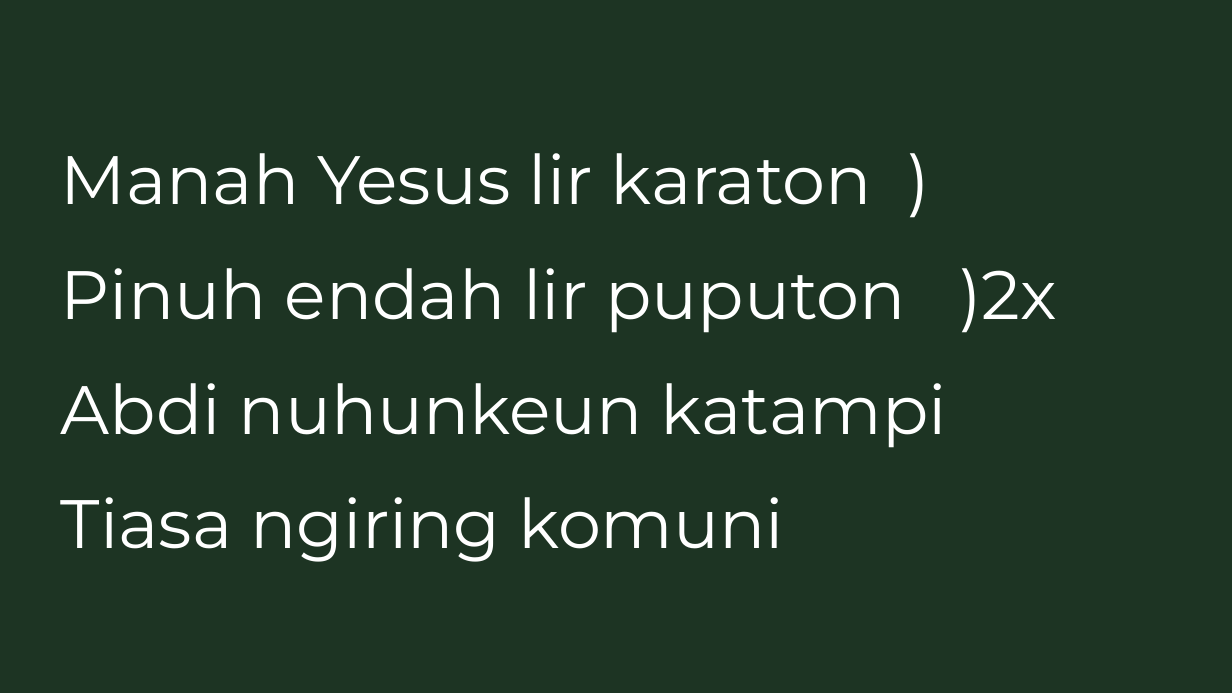
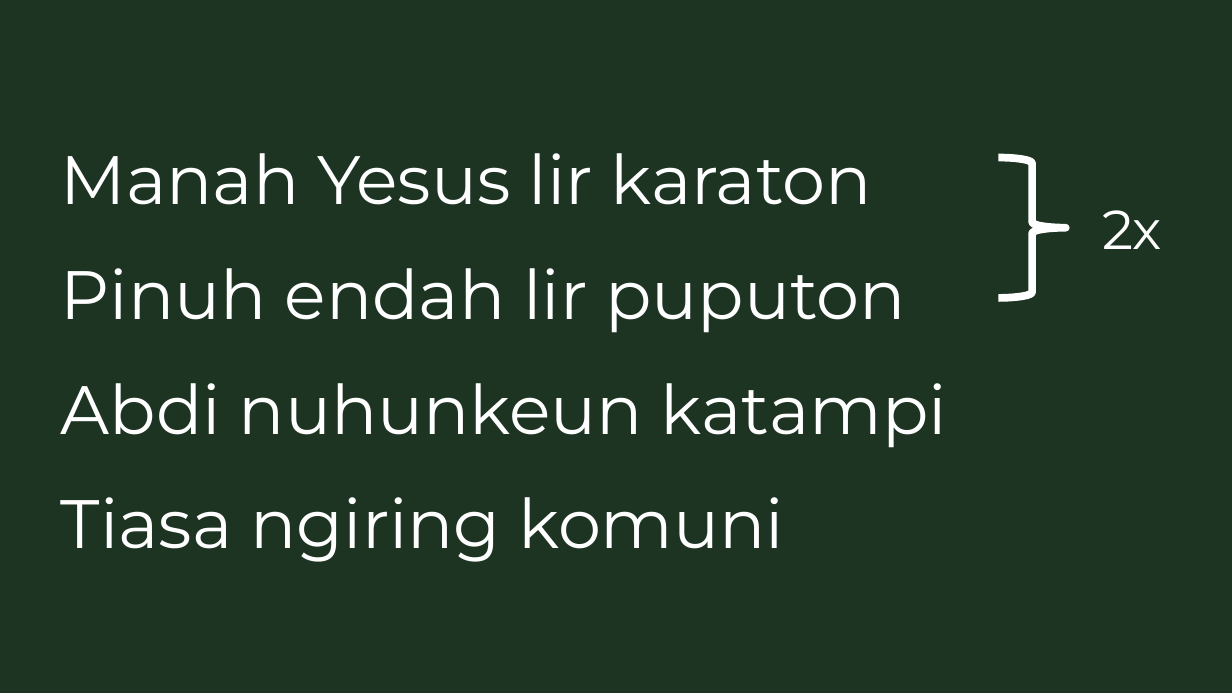
Before and after one commit to laurensius/Slide_Misa_KRC, a slide deck: slide 50 of 2021 01 tanggal 23 -24/Bahasa Sunda.pptx. Drawn at 1232x693 pixels with LibreOffice and Linux fonts; fonts in the diff are those of the drawing. Boxes give left, top, right and bottom in pixels: in the first picture for what was removed or moved away, otherwise in the second. Text is boxed around its words. In the diff, an @@ line names an element or a change of style, - is before the commit and + after.

```diff
--- a/2021 01 tanggal 23 -24/Bahasa Sunda.pptx
+++ b/2021 01 tanggal 23 -24/Bahasa Sunda.pptx
@@ text at (61, 153, 906, 333): text changed @@
-Manah Yesus lir karaton )
-Pinuh endah lir puputon )2x
+Manah Yesus lir karaton
+Pinuh endah lir puputon
@@ right brace added at (998, 158, 1066, 298), outline #FFFFFF 4.5 pt @@
@@ text added at (1102, 210, 1162, 249), 32 pt, text #FFFFFF @@
+2x
```
Also in this commit, not shown: 16 other slides changed, 17 other files.
